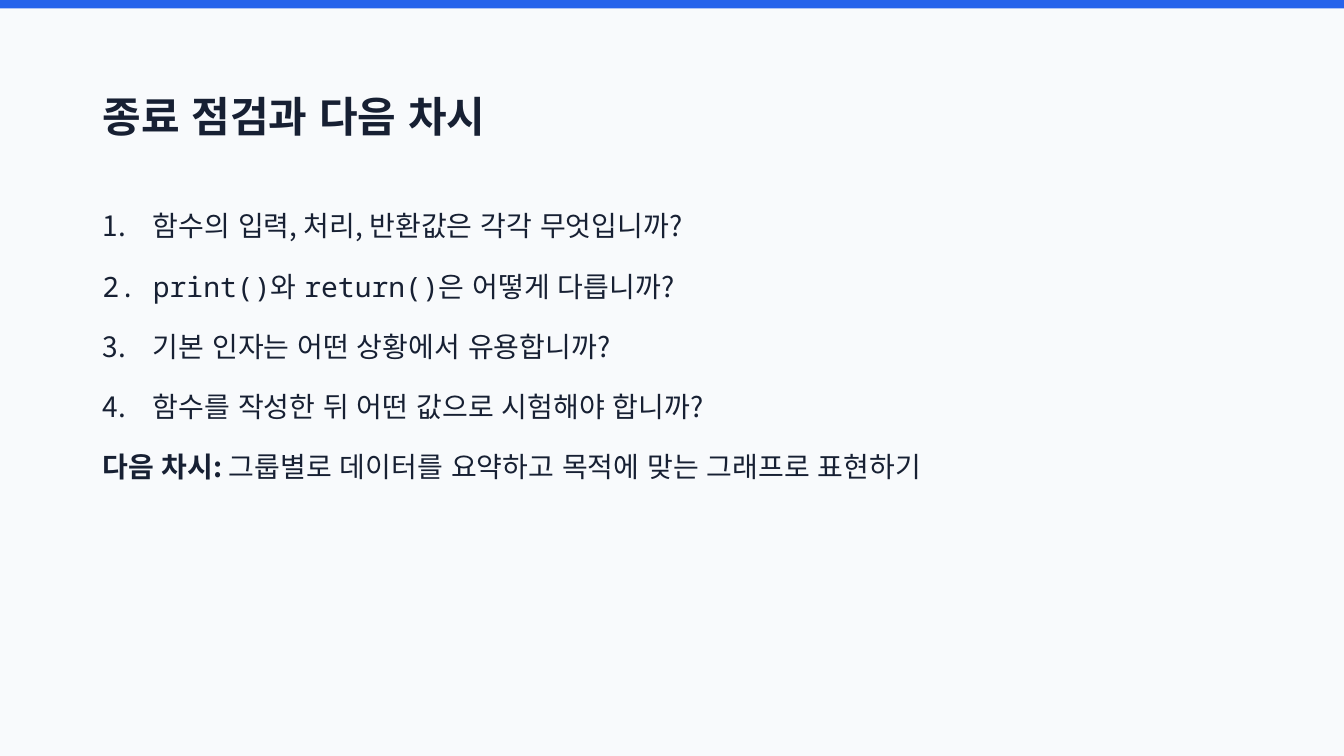
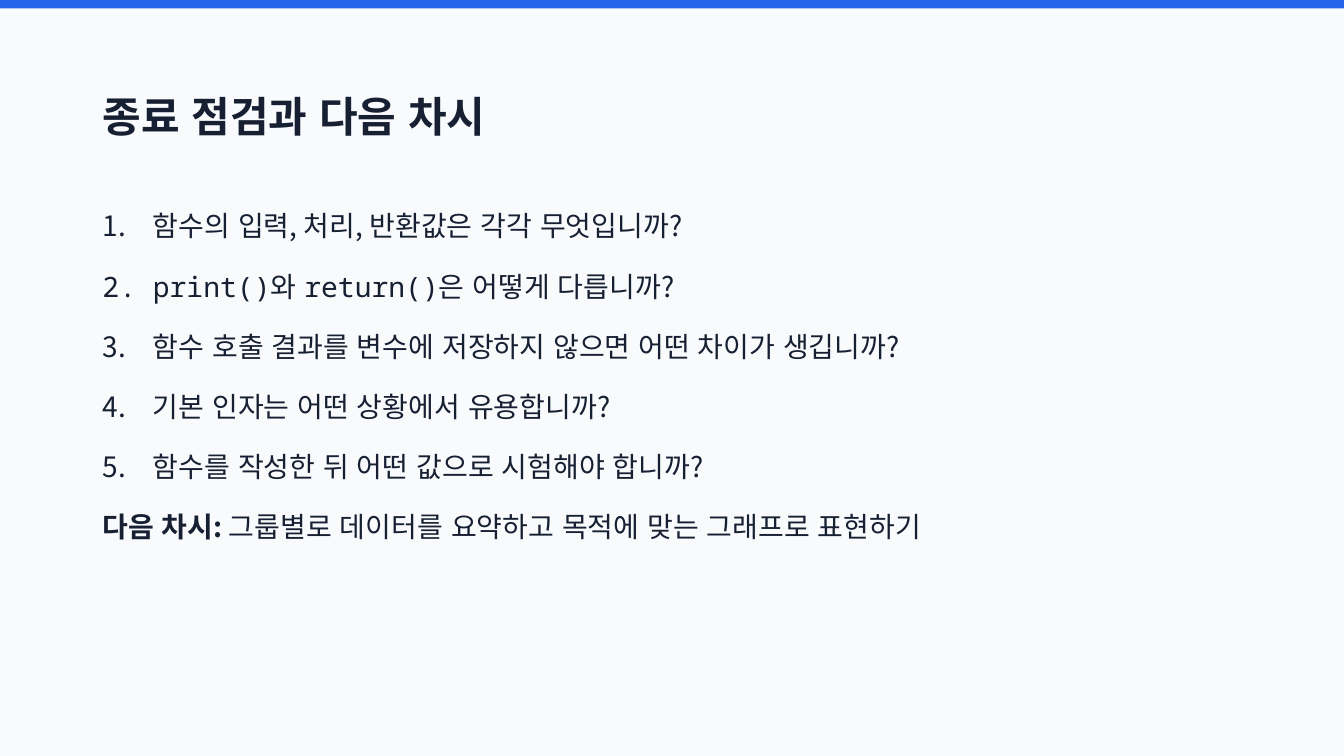
Before and after one commit to joonion/r-programming-basic, a slide deck: slide 48 of slides/09_functions.pptx (slide 46 before the commit). Drawn at 1344x756 pixels with LibreOffice and Linux fonts; fonts in the diff are those of the drawing. Boxes give left, top, right and bottom in pixels: in the first picture for what was removed or moved away, otherwise in the second. Text is boxed around its words. In the diff, an @@ line names an element or a change of style, - is before the commit and + after.

```diff
--- a/slides/09_functions.pptx
+++ b/slides/09_functions.pptx
@@ text at [153,333,900,360]: paragraph added @@
+3. 함수 호출 결과를 변수에 저장하지 않으면 어떤 차이가 생깁니까?
```
Also in this commit, not shown: 1 other slide changed, 2 slides added, 19 other files.
